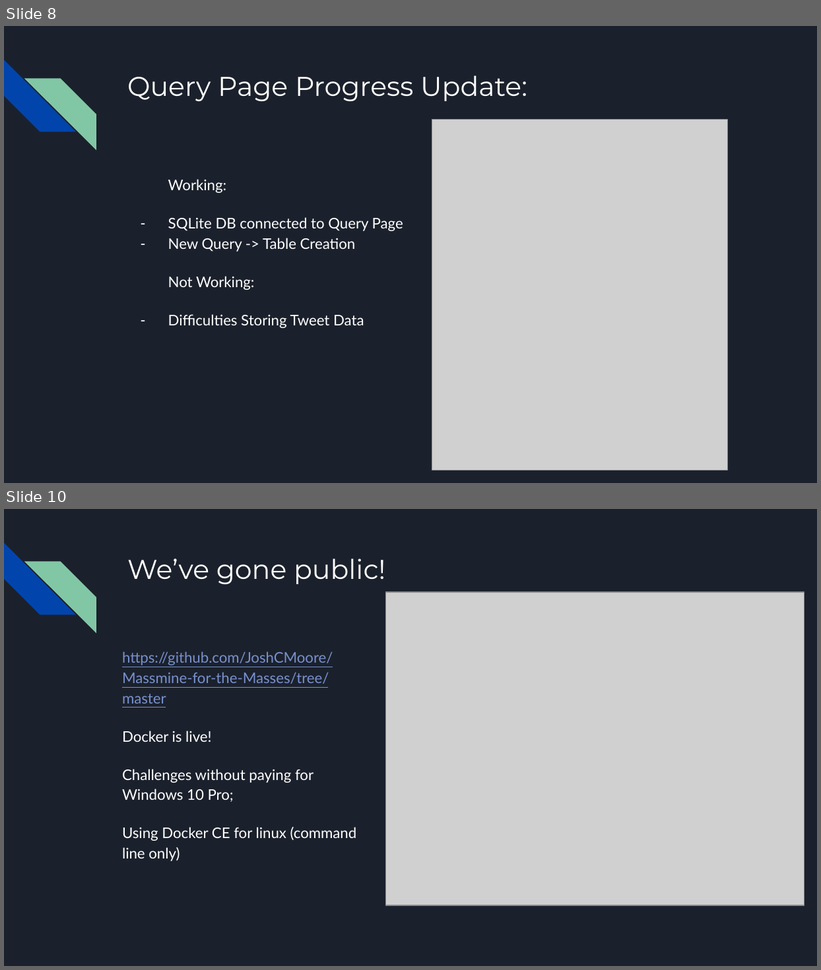
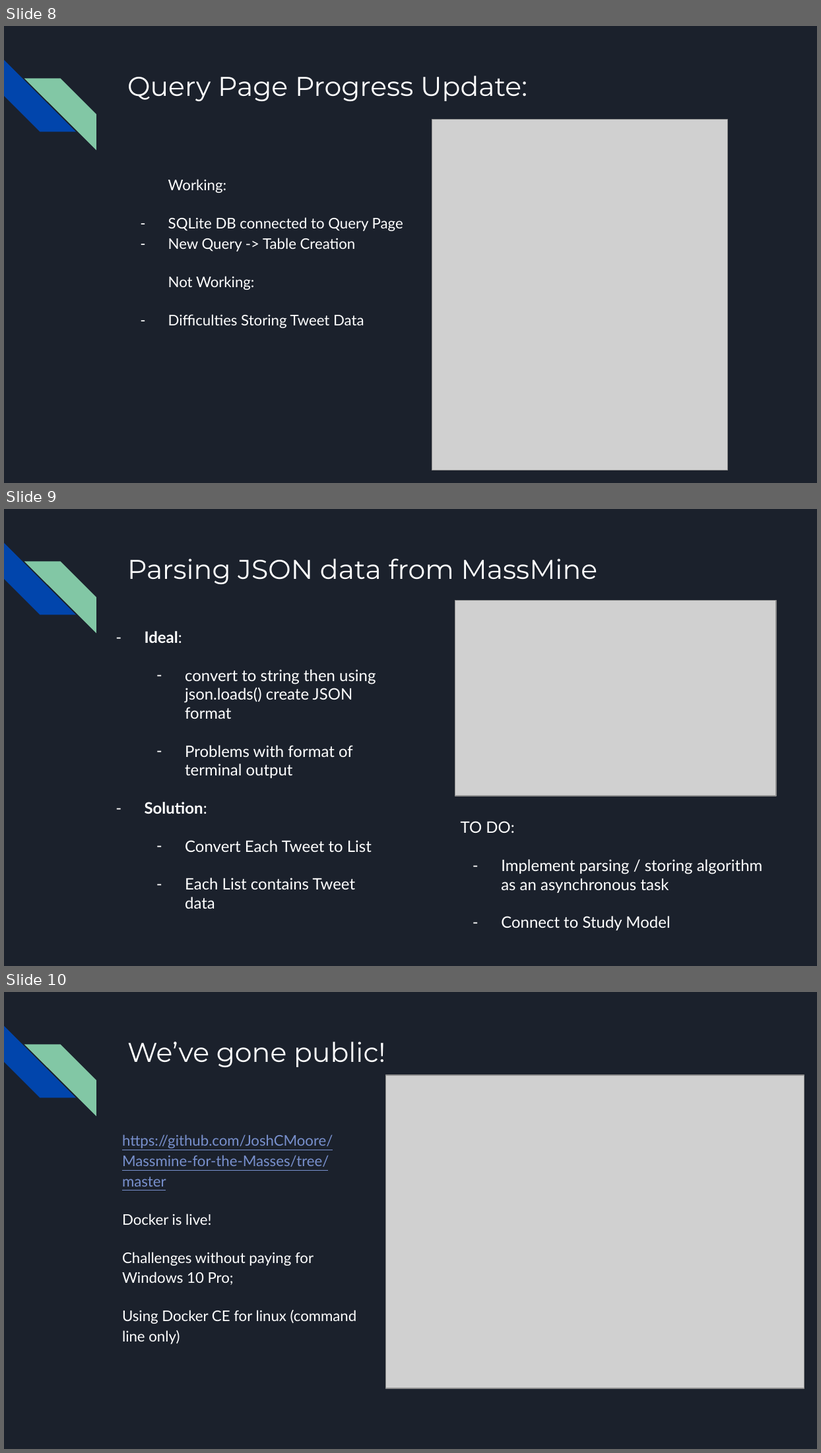
Before and after one commit to JoshCMoore/Massmine-for-the-Masses, a slide deck: documentation/slides/PresentationMar28.pptx. Shown one above the other, each under a label of ours: slides 8 and 10 before the commit, slides 8, 9 and 10 after it; the slides between them are not shown. The pictures are 821x970 and 821x1453 pixels, drawn with LibreOffice and Linux fonts; fonts in the diff are those of the drawing; grey boxes stand for pictures. Boxes give left, top, right and bottom in pixels: in the first picture for what was removed or moved away, otherwise in the second. Text is boxed around its words. In the diff, an @@ line names an element or a change of style, - is before the commit and + after.

```diff
--- a/documentation/slides/PresentationMar28.pptx
+++ b/documentation/slides/PresentationMar28.pptx
@@ slide 9 added at bbox=[4, 509, 817, 966], background #1B212C; not listed: 2 template elements that a slide beside it also shows @@
@@ title added at bbox=[127, 559, 598, 584], 24 pt, text #FFFFFF @@
+Parsing JSON data from MassMine
@@ picture added at bbox=[455, 600, 776, 796] @@
@@ text added at bbox=[145, 631, 376, 909], 14 pt, text #FFFFFF @@
+– Ideal:
+  – convert to string then using json.loads() create JSON format
+  – Problems with format of terminal output
+– Solution:
+  – Convert Each Tweet to List
+  – Each List contains Tweet data
@@ text added at bbox=[461, 821, 763, 931], 14 pt, text #FFFFFF @@
+TO DO:
+– Implement parsing / storing algorithm as an asynchronous task
+– Connect to Study Model
```
Also in this commit, not shown: 1 slide removed.
